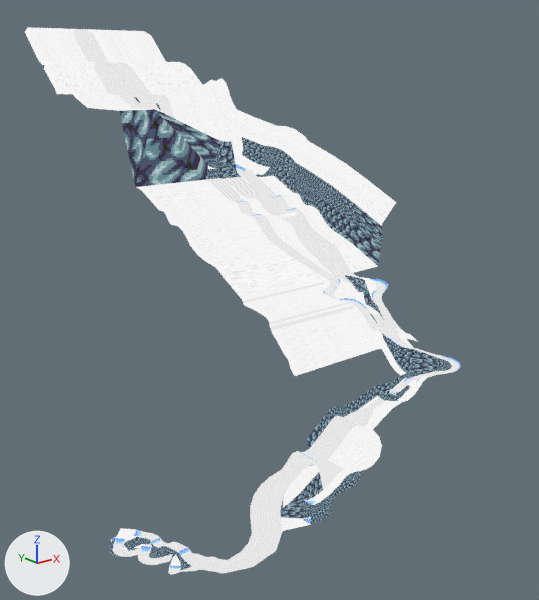
One commit to the Blender file Assets/Models/Environments/TrueLevel1/L1_v01.blend: the scene before it, then after it.
Rendered twice from a 50 mm camera at (-788.0, -1676.0, -80.0) aimed at (33.0, -649.0, -491.0). Arrows for +X, +Y and +Z are at lower left; the lights stay in place.
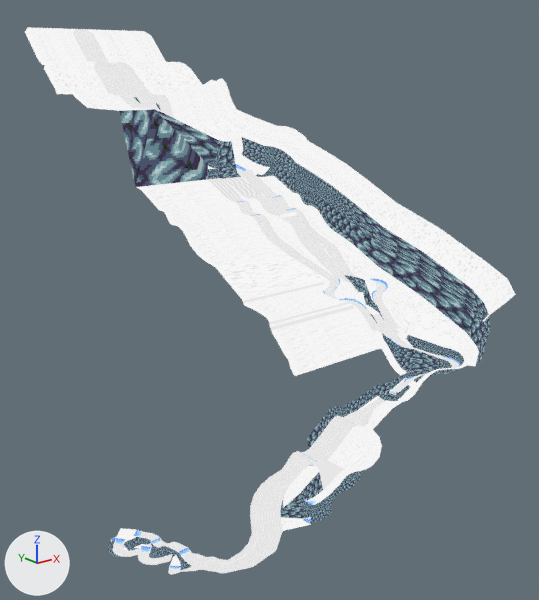
Pixel boxes (x1, y1, x2, y2) of what changed, in the pictures (539 x 600 px):
'Grid', reshaped (13% wider): before (25, 27, 461, 575); after (25, 27, 516, 575)
part 1 of me_grid, built on: before (382, 334, 438, 385); after (353, 203, 516, 385)

What the commit changed:
me_grid is used by ob_grid; location (0.0, 0.0, 0.0).
me_grid had 3015 vertices, 3053 faces and spanned x -363.0..217.0, y -1044.0..15.0, z -833.0..0.0.
me_grid now has 3202 vertices, 3268 faces and spans x -363.0..217.0, y -1082.0..15.0, z -833.0..0.0.
Part 1, on me_grid:
3 vertices are removed from x 68.0..70.0, y -978.0..-973.0, z -552.0..-550.0.
19 faces are deleted.
6 vertices in x 68.0, y -972.0..-912.0, z -550.0..-513.0 move by (0.0, 0.0, 2.0).
127 vertices are added at x 66.0..204.0, y -1082.0..-807.0, z -550.0..-358.0.
6 new vertices lie (6.0, -6.0, -3.0) away from vertices in x 95.0..105.0, y -945.0..-935.0, z -517.0..-514.0.
5 new vertices lie (7.0, -6.0, -3.0) away from vertices in x 101.0..109.0, y -951.0..-943.0, z -520.0..-517.0.
5 new vertices lie (6.0, -6.0, 3.0) away from vertices in x 70.0..78.0, y -972.0..-961.0, z -554.0..-551.0.
6 new vertices lie (0.0, 0.0, 7.0) away from vertices in x 84.0..146.0, y -1008.0..-967.0, z -548.0..-529.0.
7 new vertices lie (0.0, -25.0, -8.0) away from vertices in x 176.0..217.0, y -807.0..-782.0, z -423.0..-312.0.
7 new vertices lie (0.0, -25.0, -7.0) away from vertices in x 176.0..217.0, y -832.0..-807.0, z -431.0..-320.0.
7 new vertices lie (0.0, -25.0, -8.0) away from vertices in x 176.0..217.0, y -857.0..-832.0, z -438.0..-327.0.
5 new vertices lie (0.0, -25.0, -10.0) away from vertices in x 176.0..185.0, y -958.0..-957.0, z -483.0..-411.0.
5 new vertices lie (0.0, 0.0, 4.0) away from vertices in x 182.0, y -982.0..-882.0, z -421.0..-381.0.
5 new vertices lie (35.0, 0.0, 35.0) away from vertices in x 182.0, y -982.0..-882.0, z -417.0..-377.0.
5 new vertices lie (0.0, 0.0, 4.0) away from vertices in x 74.0..124.0, y -1009.0..-953.0, z -537.0..-524.0.
234 new faces join them.
